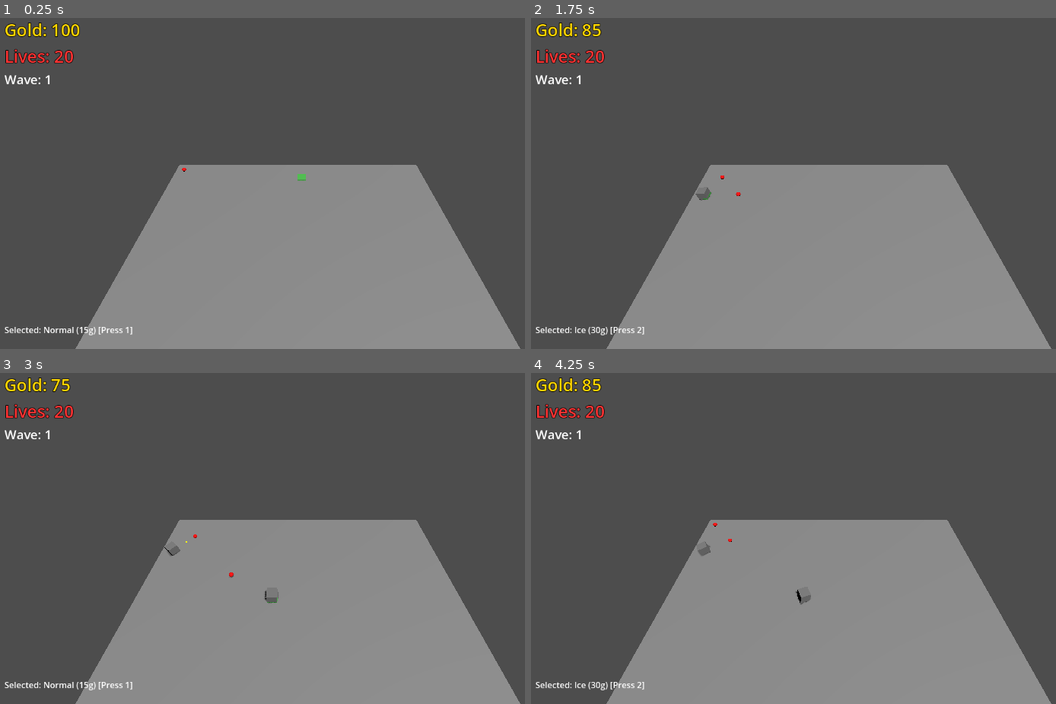
Above: before the commit, frames 1-4 (two rows, left to right).
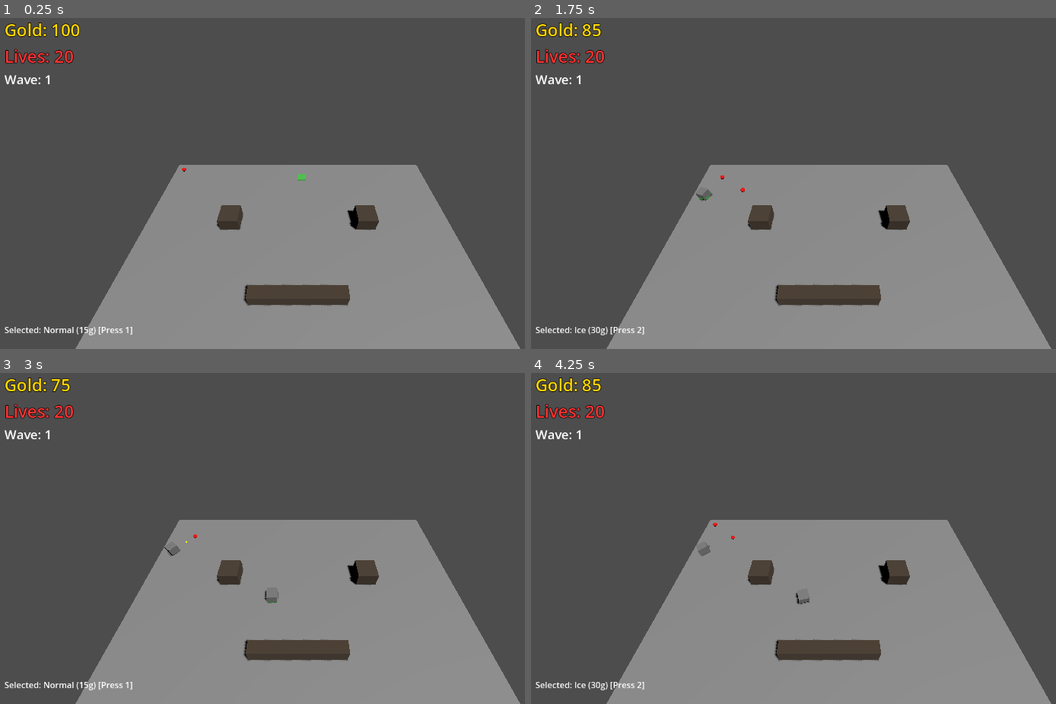
Above: after the commit, the same moments.

Repository: RodinSevar/towerdefence
Game: Godot game, scene res://scenes/Main.tscn
Two runs of this game, one before a commit and one after it. Both use one fixed random seed, a clock stepped at 60 frames per second and the inputs below.
Inputs (mouse positions are in pixels of both pictures, inside the frame that each line leads up to):
- Up to frame 1 (0.25 s): no input
- Up to frame 2 (1.75 s): tap Enter (ui_accept) at 0.5, 0.77, 1.25, 1.52 s; move the mouse to (961, 160) at 0.52 s; tap 1 at 0.6 s; click (961, 160) at 0.67 s; move the mouse to (709, 196) at 1.27 s; tap 2 at 1.35 s; click (709, 196) at 1.42 s
- Up to frame 3 (3 s): move the mouse to (357, 459) at 2.02 s; tap 3 at 2.1 s; click (357, 459) at 2.17 s; move the mouse to (267, 601) at 2.77 s; tap 1 at 2.85 s; click (267, 601) at 2.92 s
- Up to frame 4 (4.25 s): tap Enter (ui_accept) at 3.02, 3.77 s; move the mouse to (1008, 584) at 3.52 s; tap 2 at 3.6 s; click (1008, 584) at 3.67 s

The runs differ from the first frame. In frame 1, 1.9% of the frame differs, in the area x 41-73%, y 56-87%; in frame 2, 2.0%; in frame 3, 1.9%; in frame 4, 2.0%, in the area x 31-73%, y 49-87%.

Commit message:
added obsticles to map

Diff:
--- a/scripts/GameMap.gd
+++ b/scripts/GameMap.gd
@@ -46,6 +46,7 @@
 	setup_ui()
 	setup_visuals()
 	setup_grid()
+	setup_map_design() # Add obstacles
 	# Test pathfinding debug
 	print("Grid ready. Testing path from (0,0) to (31,31)...")
 	var path = get_path_route(Vector2i(0,0), Vector2i(31,31))
@@ -71,6 +72,47 @@
 
 	print("Map initialized with size: ", GRID_SIZE, "x", GRID_SIZE)
 	print("Starting Gold: ", gold)
+
+func setup_map_design():
+	# Define simple obstacles (Rocks/Pillars)
+	var obstacles = []
+
+	# Create 4 Corner Pillars (2x2 blocks)
+	var corners = [Vector2i(8, 8), Vector2i(22, 8), Vector2i(8, 22), Vector2i(22, 22)]
+	for c in corners:
+		obstacles.append(c)
+		obstacles.append(c + Vector2i(1, 0))
+		obstacles.append(c + Vector2i(0, 1))
+		obstacles.append(c + Vector2i(1, 1))
+
+	# Create a Central Blockade
+	for i in range(12, 20):
+		obstacles.append(Vector2i(i, 16)) # Horizontal line in middle
+
+	for pos in obstacles:
+		# 1. Block Pathfinding
+		astar.set_point_solid(pos, true)
+
+		# 2. Mark as occupied so we can't build there
+		# We store the mesh as the value, consistent with towers
+		var box = BoxMesh.new()
+		box.size = Vector3(CELL_SIZE, 3.0, CELL_SIZE) # Tall rocks
+
+		var mesh_inst = MeshInstance3D.new()
+		mesh_inst.mesh = box
+
+		var material = StandardMaterial3D.new()
+		material.albedo_color = Color(0.3, 0.25, 0.2) # Dark Brown Rock
+		mesh_inst.material_override = material
+
+		add_child(mesh_inst)
+		mesh_inst.position = Vector3(
+			pos.x * CELL_SIZE + CELL_SIZE/2,
+			1.5, # Half of height 3.0
+			pos.y * CELL_SIZE + CELL_SIZE/2
+		)
+
+		occupied_cells[pos] = mesh_inst
 
 func start_next_wave():
 	current_wave_index += 1
